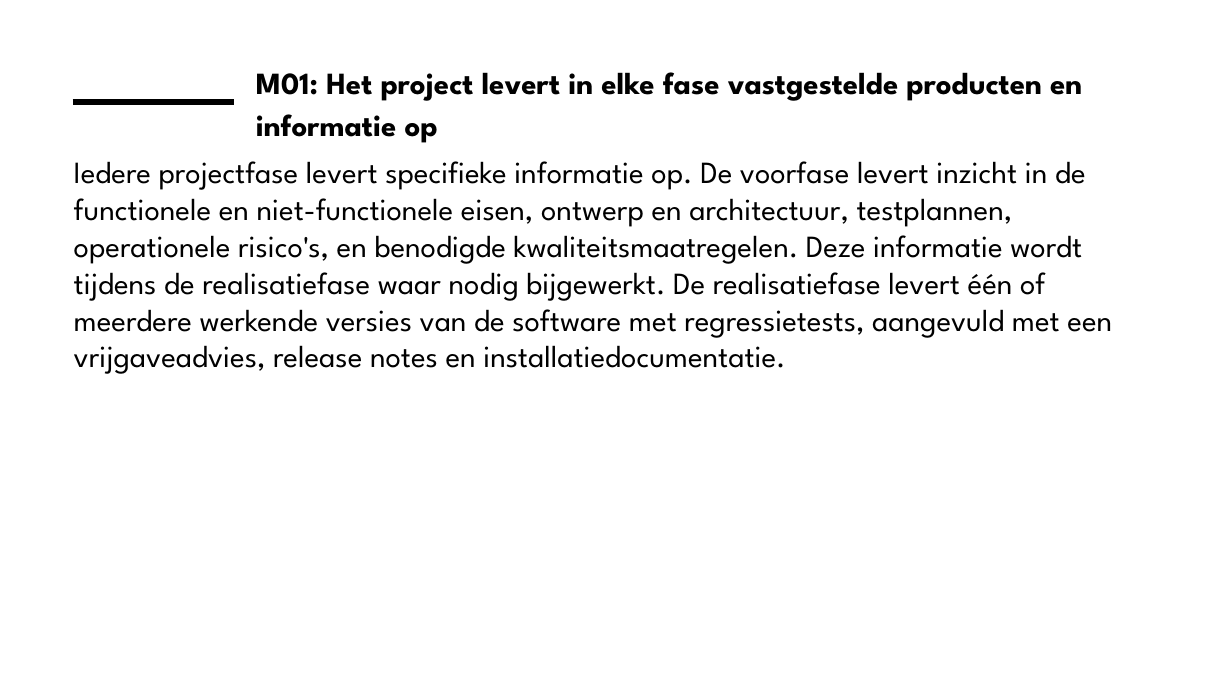
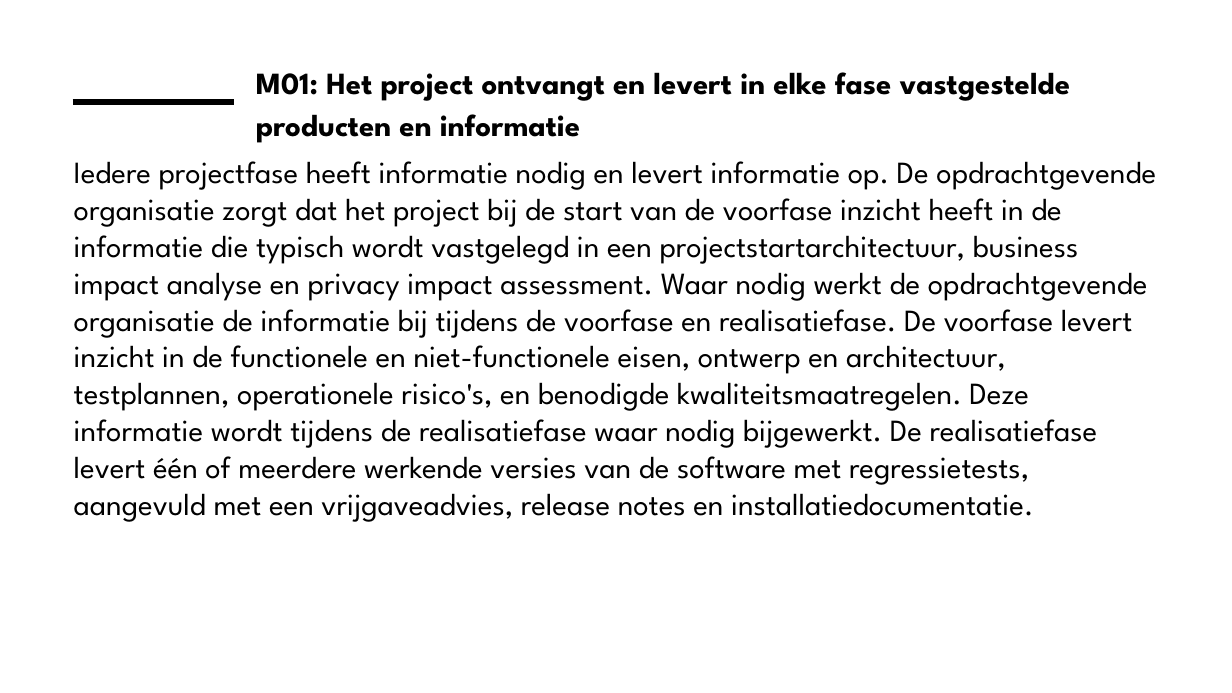
Before and after one commit to ICTU/Kwaliteitsaanpak, a slide deck: slide 5 of docs/wip/ICTU-Kwaliteitsaanpak.pptx (slide 6 before the commit). Drawn at 1232x693 pixels with LibreOffice and Linux fonts; fonts in the diff are those of the drawing; background and template pictures are left out. Boxes give left, top, right and bottom in pixels: in the first picture for what was removed or moved away, otherwise in the second. Text is boxed around its words. In the diff, an @@ line names an element or a change of style, - is before the commit and + after.

Commit message:
M31 vervalt.
Maatregel M31 "Het project beschikt over actuele vastgestelde informatie" is vervallen. Alle inhoudelijke tekst is verplaatst naar maatregel M01. De titel van maatregel M01 is aangepast van "Het project levert in elke fase vastgestelde producten en informatie op" naar "Het project ontvangt en levert in elke fase vastgestelde producten en informatie".

Closes #1011.

```diff
--- a/docs/wip/ICTU-Kwaliteitsaanpak.pptx
+++ b/docs/wip/ICTU-Kwaliteitsaanpak.pptx
@@ title at [256, 72, 1071, 143]: text changed @@
-M01: Het project levert in elke fase vastgestelde producten en informatie op
+M01: Het project ontvangt en levert in elke fase vastgestelde producten en informatie
@@ text at [74, 161, 1156, 522]: text changed @@
-Iedere projectfase levert specifieke informatie op. De voorfase levert inzicht in de functionele en niet-functionele eisen, ontwerp en architectuur, testplannen, operationele risico's, en benodigde kwaliteitsmaatregelen. Deze informatie wordt tijdens de realisatiefase waar nodig bijgewerkt. De realisatiefase levert één of meerdere werkende versies van de software met regressietests, aangevuld met een vrijgaveadvies, release notes en installatiedocumentatie.
+Iedere projectfase heeft informatie nodig en levert informatie op. De opdrachtgevende organisatie zorgt dat het project bij de start van de voorfase inzicht heeft in de informatie die typisch wordt vastgelegd in een projectstartarchitectuur, business impact analyse en privacy impact assessment. Waar nodig werkt de opdrachtgevende organisatie de informatie bij tijdens de voorfase en realisatiefase. De voorfase levert inzicht in de functionele en niet-functionele eisen, ontwerp en architectuur, testplannen, operationele risico's, en benodigde kwaliteitsmaatregelen. Deze informatie wordt tijdens de realisatiefase waar nodig bijgewerkt. De realisatiefase levert één of meerdere werkende versies van de software met regressietests, aangevuld met een vrijgaveadvies, release notes en installatiedocumentatie.
```
Also in this commit, not shown: 1 slide removed, 31 other files.
